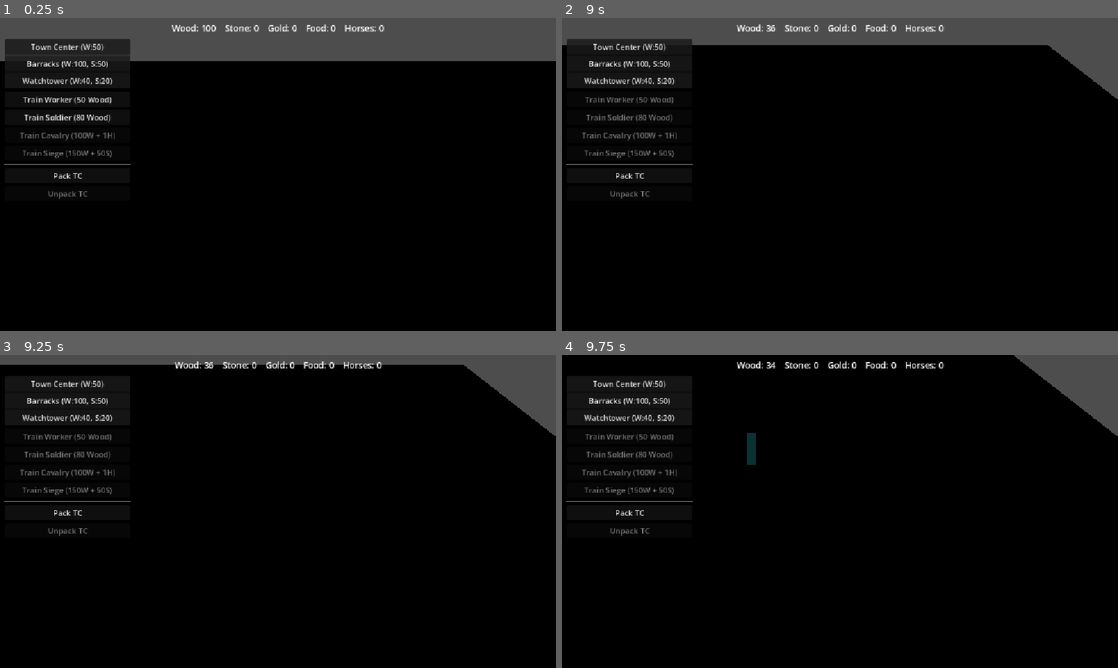
Above: before the commit, frames 1-4 (two rows, left to right).
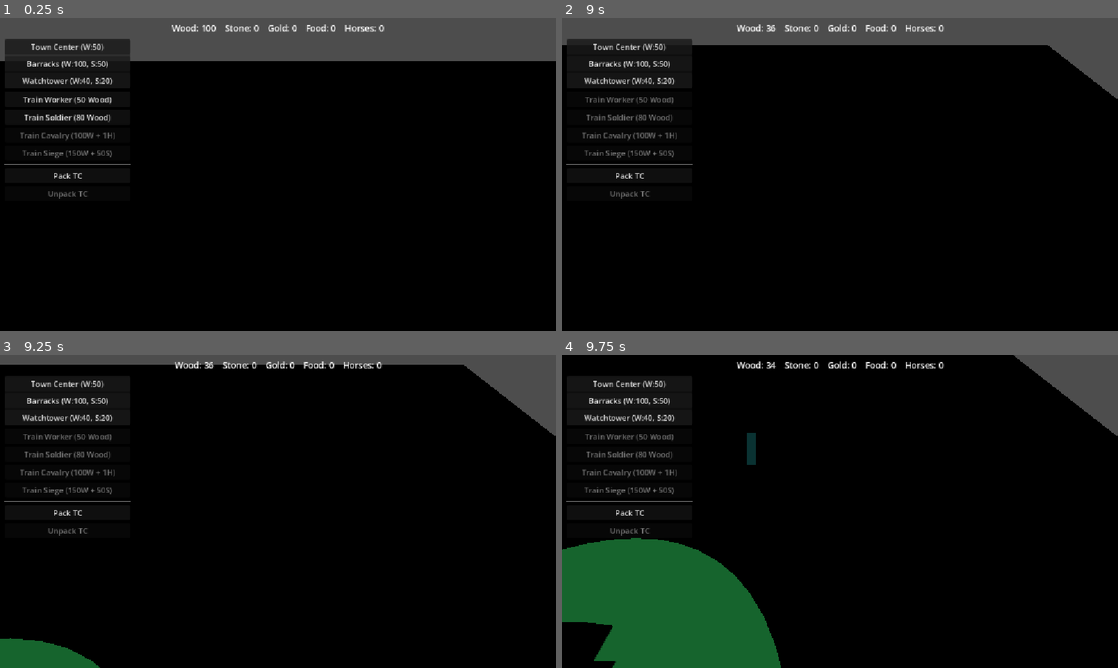
Above: after the commit, the same moments.

Repository: Ferrum-t/RTS-Game
Game: Godot game, scene res://Scenes/World/World.tscn
Same seed, same stepped clock (60 frames per second), same inputs: the game is played once before the commit and once after it.
Inputs (mouse positions are in pixels of both pictures, inside the frame that each line leads up to):
- Up to frame 1 (0.25 s): no input
- Up to frame 2 (9 s): click "Town Center (W:50)" at 0.5 s; click "Barracks (W:100, S:50)" at 1.25 s; click "Watchtower (W:40, S:20)" at 2 s; click "Train Worker (50 Wood)" at 2.75 s; tap Enter at 3.5, 8.75 s; move the mouse to (962, 158) at 3.52 s; hold D (move_right) 3.53-4.25 s; tap C at 3.6 s; click (962, 158) at 3.67 s; click "Pack TC" at 4.25 s; tap Space at 5 s; drag from (728, 190) to (812, 237) at 5.02 s; move the mouse to (895, 105) at 5.77 s; hold D (move_right) 5.78-6.5 s; tap P at 5.85 s; drag from (812, 237) to (673, 127) at 6.52 s; move the mouse to (1006, 221) at 7.27 s; hold Left (move_left) 7.28-8 s; tap U at 7.35 s; drag from (673, 127) to (756, 96) at 8.02 s; move the mouse to (867, 174) at 8.77 s; hold Down (move_back) from 8.78 s (still down); tap R at 8.85 s; click (867, 174) at 8.92 s
- Up to frame 3 (9.25 s): keep holding Down (move_back)
- Up to frame 4 (9.75 s): release Down (move_back) at 9.5 s; drag from (756, 433) to (728, 527) at 9.52 s

Frames 1-2 are identical in both runs. In frame 3, 1.2% of the frame differs, in the area x 0-18%, y 90-100%; in frame 4, 12%, in the area x 0-40%, y 58-100%.

Commit message:
fix(8.2): do not tint deployment UI meshes with building albedo

Diff:
--- a/Scripts/Buildings/BaseBuilding.gd
+++ b/Scripts/Buildings/BaseBuilding.gd
@@ -12,6 +12,13 @@
 	BURNING,
 	DESTROYED,
 }
+
+## Mesh names used by MobileBuilding UI — never retint these.
+const _UI_MESH_NAMES: Array[String] = [
+	"DeploymentProgressBar",
+	"DeploymentProgressBg",
+	"AttackRangeRing",
+]
 
 @export var team_id: int = 0
 @export var max_health: int = 500
@@ -215,6 +222,10 @@
 			return "?"
 
 
+func _is_ui_mesh(mi: MeshInstance3D) -> bool:
+	return str(mi.name) in _UI_MESH_NAMES
+
+
 func _capture_visual_base_albedo() -> void:
 	if _visual_base_captured:
 		return
@@ -222,6 +233,8 @@
 		if not (child is MeshInstance3D):
 			continue
 		var mi := child as MeshInstance3D
+		if _is_ui_mesh(mi):
+			continue
 		var mat: Material = mi.material_override
 		if mat == null:
 			mat = mi.get_active_material(0)
@@ -234,6 +247,7 @@
 
 
 ## Godot 4 MeshInstance3D has no modulate (CanvasItem only). Tint via material_override.
+## Skips deployment progress bar / range ring so they keep their own colours.
 func _apply_visual_presentation(state: int) -> void:
 	_capture_visual_base_albedo()
 	var tint := Color(1.0, 1.0, 1.0, 1.0)
@@ -251,6 +265,8 @@
 		if not (child is MeshInstance3D):
 			continue
 		var mi := child as MeshInstance3D
+		if _is_ui_mesh(mi):
+			continue
 		var std := StandardMaterial3D.new()
 		std.albedo_color = albedo
 		mi.material_override = std
